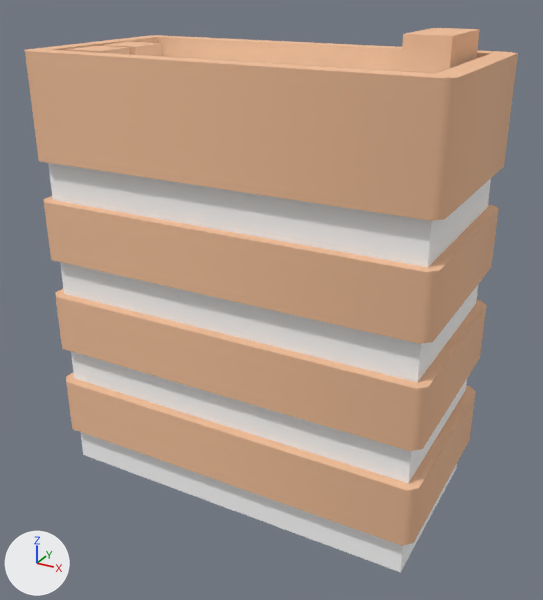
The glTF model assets/kenney/citycommercial/low-detail-building-wide-b.glb, before and after one commit.
Camera for both pictures: a camera (50 mm lens) standing at (0.858, -1.536, 1.267) and looking at (0.024, -0.02, 0.509). The lights are fixed; the arrows at lower left show +X, +Y and +Z. The picture after the commit comes second.

The first picture shows 'low-detail-building-wide-b'.
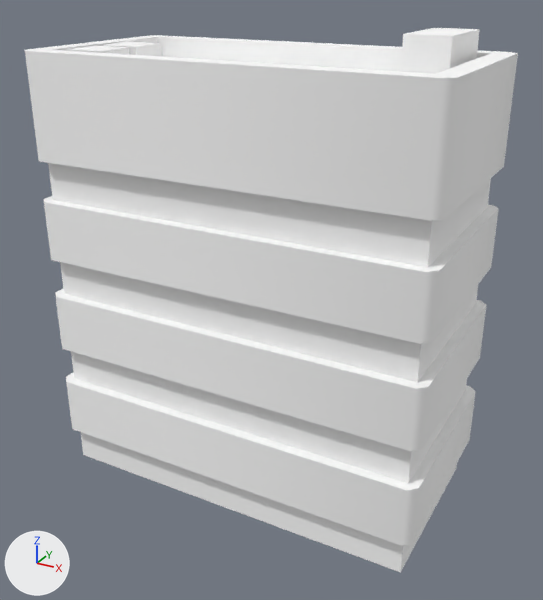
Boxes (x1, y1, x2, y2) around the edits, measured in the pictures (543 x 600 px):
'low-detail-building-wide-b', recoloured (lighter)
    both: (25, 28, 518, 549)

The edits, one by one:
Material 'colormap.110' (mat_colormap_110) is new.
Its base color is (1.0, 1.0, 1.0) (white #ffffff).
Its roughness is 1.0.
me_low_detail_building_wide_b has 142 vertices, 246 faces and spans x -0.5..0.5, y -0.25..0.25, z 0.0..1.15.
me_low_detail_building_wide_b no longer uses material mat_colormap.
me_low_detail_building_wide_b gains material mat_colormap_110 (white #ffffff).
